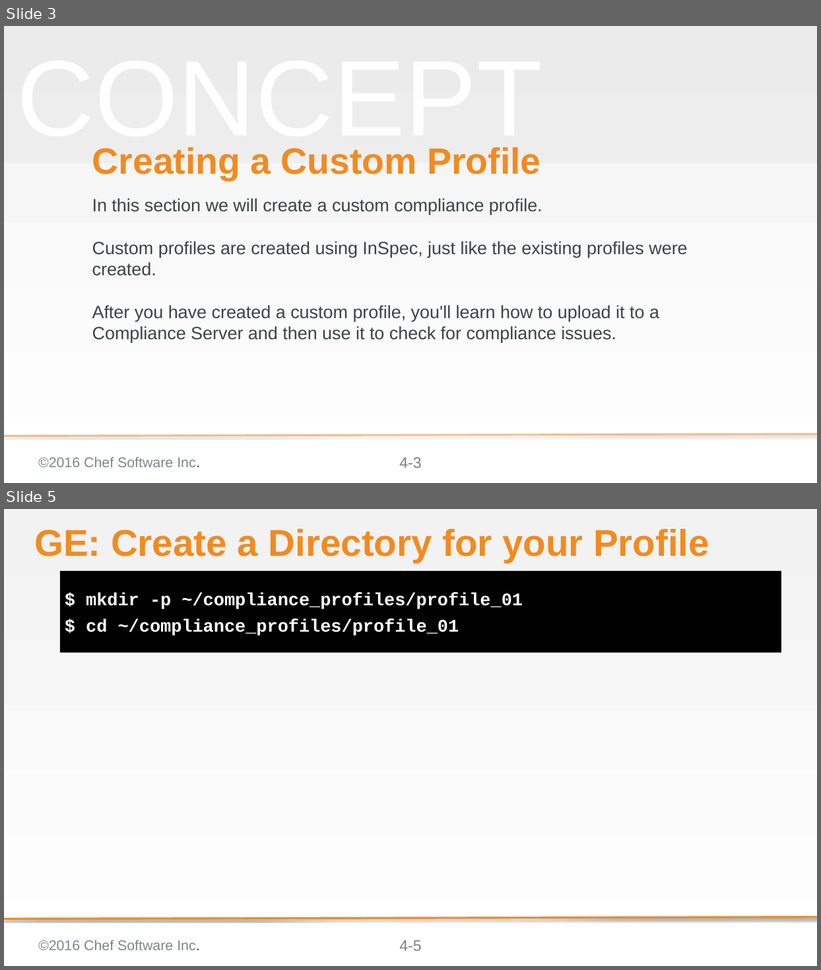
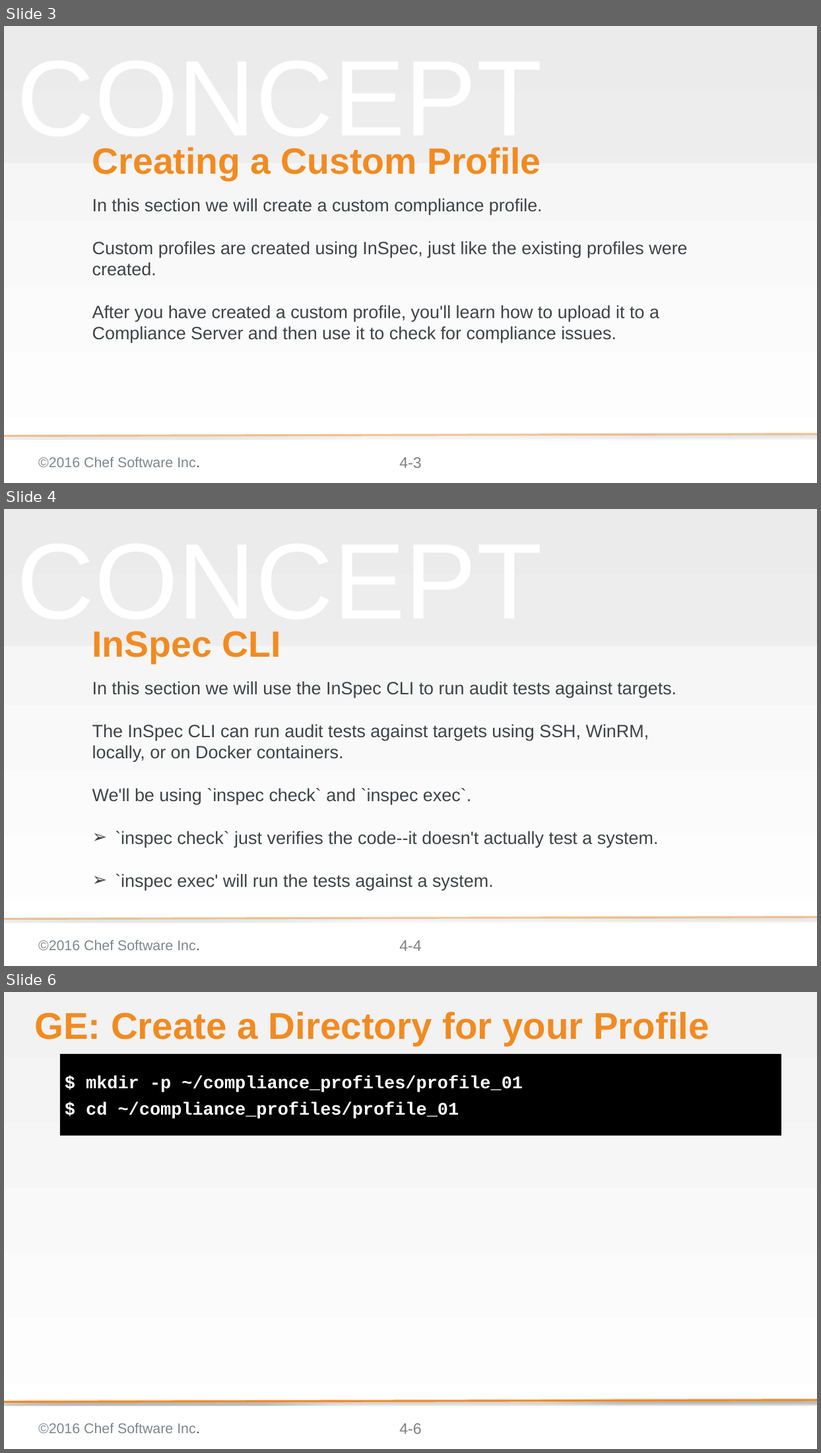
Before and after one commit to bchamby/chef-compliance-installation-configuration-operation, a slide deck: 04-creating-custom-profiles.pptx. Shown one above the other, each under a label of ours: slides 3 and 5 before the commit, slides 3, 4 and 6 after it; the slides between them are not shown. The pictures are 821x970 and 821x1453 pixels, drawn with LibreOffice and Linux fonts; fonts in the diff are those of the drawing; background and template pictures are left out. Boxes give left, top, right and bottom in pixels: in the first picture for what was removed or moved away, otherwise in the second. Text is boxed around its words. In the diff, an @@ line names an element or a change of style, - is before the commit and + after.

Commit message:
added draft of inspec check and inspec check explanation on what is currently slide 4-4 InSpec CLI

```diff
--- a/04-creating-custom-profiles.pptx
+++ b/04-creating-custom-profiles.pptx
@@ slide 4 added at [4,509,817,966], background gradient #F2F2F2 to #FFFFFF; not listed: 5 template elements that a slide beside it also shows @@
@@ title added at [92,631,281,663], 57.6 pt, text #F18B21, bold @@
+InSpec CLI
@@ subtitle added at [92,681,677,890], 28 pt, text #3E4346 @@
+In this section we will use the InSpec CLI to run audit tests against targets.
+The InSpec CLI can run audit tests against targets using SSH, WinRM, locally, or on Docker containers.
+We'll be using `inspec check` and `inspec exec`.
+➢ `inspec check` just verifies the code--it doesn't actually test a system.
+➢ `inspec exec' will run the tests against a system.
@@ what was slide 5 is now slide 6 @@
@@ page number at [399,1424,421,1434]: text changed @@
-4-5
+4-6
```
Also in this commit, not shown: 4 slides changed, 1 other slide added.
